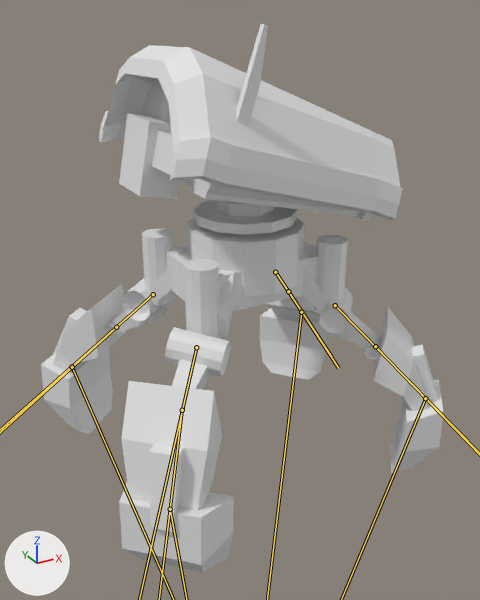
A saved change to the glTF model mayo-bot/public/model.glb.
Rendered twice from a camera (50 mm lens) standing at (-1.15, -2.05, 1.75) and looking at (-0.04, -0.04, 0.74). Arrows for +X, +Y and +Z are at lower left; the lights stay in place. Both versions are drawn at frame 0 of the action 'grab'; the numbers are the values there. The bones that change are drawn over the model as lines.

Names of what the first picture shows: 'robot'.
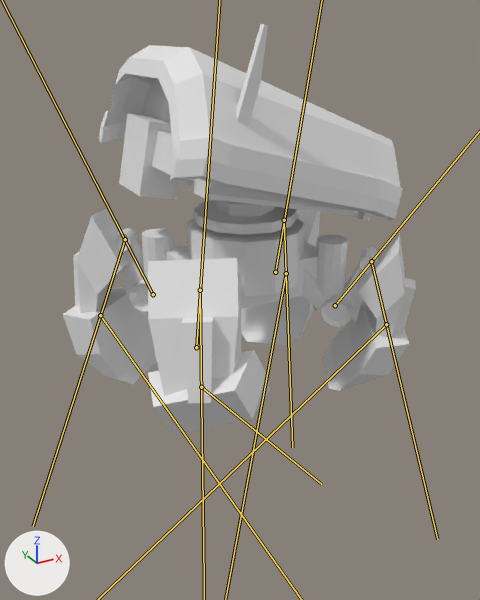
What the commit changed:
Bone 'Thigh1.L' (bone_thigh1_l) turns from (-1, -2, -92) to (1, -1, 16) degrees about its own x, y and z.
Bone 'Knee1.L' (bone_knee1_l) turns from (12, -10, 76) to (-10, -7, -68) degrees about its own x, y and z.
Bone 'Thigh2.L' (bone_thigh2_l) turns from (-56, 33, 57) to (12, 10, -7) degrees about its own x, y and z.
Bone 'Knee2.L' (bone_knee2_l) turns from (41, 28, -66) to (-18, 7, 42) degrees about its own x, y and z.
Bone 'Thigh1.R' (bone_thigh1_r) turns from (68, -14, 24) to (-17, 6, -13) degrees about its own x, y and z.
Bone 'Knee1.R' (bone_knee1_r) turns from (49, 8, -16) to (-33, 6, 21) degrees about its own x, y and z.
Bone 'Thigh2.R' (bone_thigh2_r) turns from (36, 26, -72) to (-5, 0, 10) degrees about its own x, y and z.
Bone 'Knee2.R' (bone_knee2_r) turns from (77, 9, -11) to (-50, 4, 8) degrees about its own x, y and z.
Bone 'Foot1.L' (bone_foot1_l) moves from (0.08, 0.02, 0.1) to (1.71, -1.28, -0.13).
Bone 'Foot1.L' (bone_foot1_l) turns from (0, 0, 0) to (1, 8, -25) degrees about its own x, y and z.
Bone 'Foot2.L' (bone_foot2_l) moves from (0.0, 0.0, 0.0) to (-1.52, -1.4, -0.68).
Bone 'Foot2.L' (bone_foot2_l) turns from (0, 0, 0) to (-9, 4, 15) degrees about its own x, y and z.
Bone 'Foot1.R' (bone_foot1_r) moves from (0.0, 0.0, 0.0) to (-0.3, -1.65, -1.4).
Bone 'Foot1.R' (bone_foot1_r) turns from (0, 0, 0) to (-32, -13, 15) degrees about its own x, y and z.
Bone 'Foot2.R' (bone_foot2_r) moves from (0.0, 0.0, 0.0) to (-0.71, -1.44, -1.14).
Bone 'Foot2.R' (bone_foot2_r) turns from (0, 0, 0) to (-20, -12, 19) degrees about its own x, y and z.

Pixel boxes (x1, y1, x2, y2) of what changed, in the pictures (480 x 600 px):
'robot', posed (12% narrower, 25% shorter): before (41, 24, 443, 573); after (63, 24, 416, 434)
bone 'Knee1.L', root to tip: before (288, 291) to (338, 368); after (284, 220) to (292, 447)
